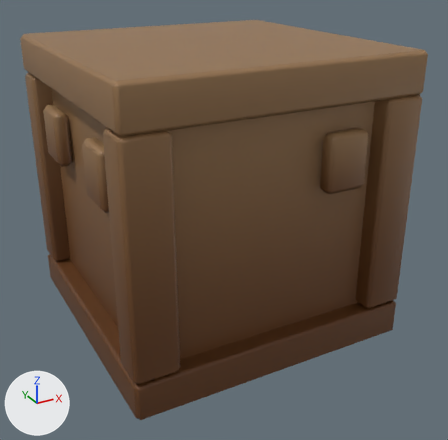
One commit to the FBX model Assets/PackageAsset/Honda 1/Clay/SM_Clay_Body_01.fbx: the scene before it, then after it.
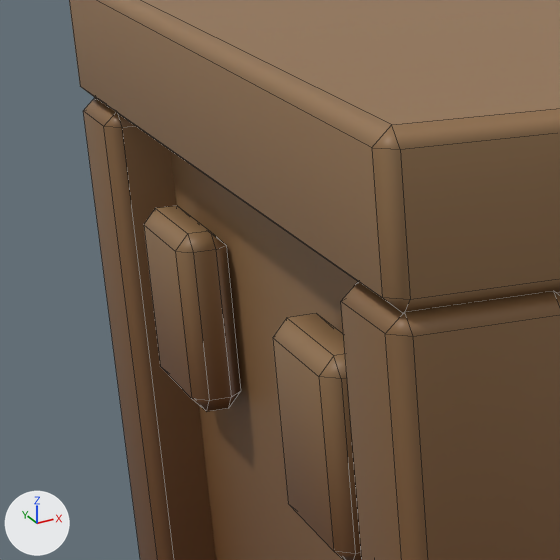
There are two pictures of each version: one whole from a 50 mm lens placed at (-0.964, -1.866, 1.277), pointed at (0.023, -0.072, 0.38), one close up on the part from 0% to 38% of the width and 10% to 48% of the height. Arrows for +X, +Y and +Z are at lower left; the lights stay in place. The close-ups show mesh edges as thin lines. Where no turn or scale is listed for an object, it has been applied to the vertices.

Names of what the first close-up shows: 'SM_Clay_Body_01'.
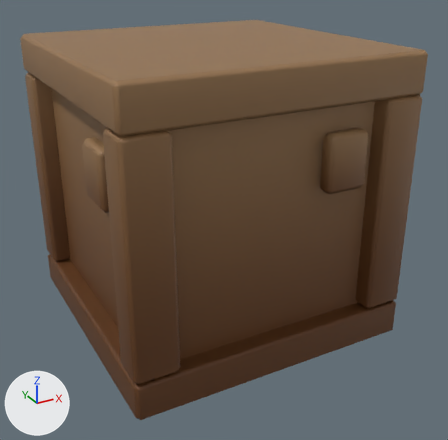
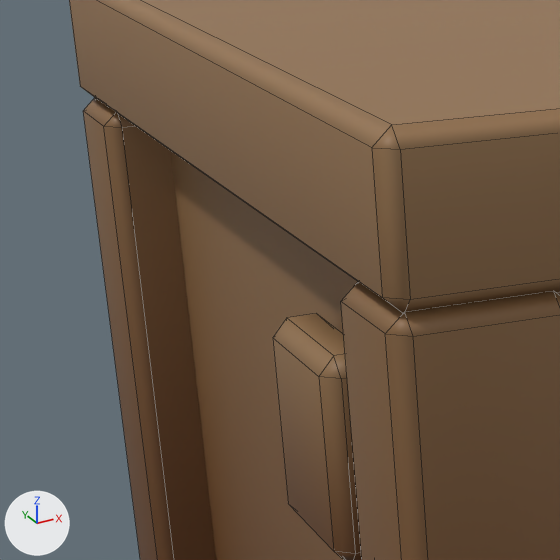
Location of each change, (x1, y1, x2, y2) in pixels of the close-ups (560 x 560 px):
part 1 of me_cube_090_piece_023_piece_001, deleted (brown): before (144, 206, 241, 411)

What changed in the scene script:
```text
Change me_cube_090_piece_023_piece_001:
    used by ob_sm_clay_body_01; location = (0.0, 0.0, 0.0)
    remove me_cube_090_piece_023_piece_001.from_pydata(...)  # 248 vertices, 266 faces; spans x -0.498..0.498, y -0.498..0.498, z 0.0..0.996
    add me_cube_090_piece_023_piece_001.from_pydata(...)  # 224 vertices, 240 faces; spans x -0.498..0.498, y -0.498..0.498, z 0.0..0.996
    me_cube_090_piece_023_piece_001 part 1: the loose piece of 24 vertices spanning x -0.489..-0.438, y 0.153..0.307, z 0.592..0.777 is deleted
    me_cube_090_piece_023_piece_001 part 2: the surface is now shaded flat
```
